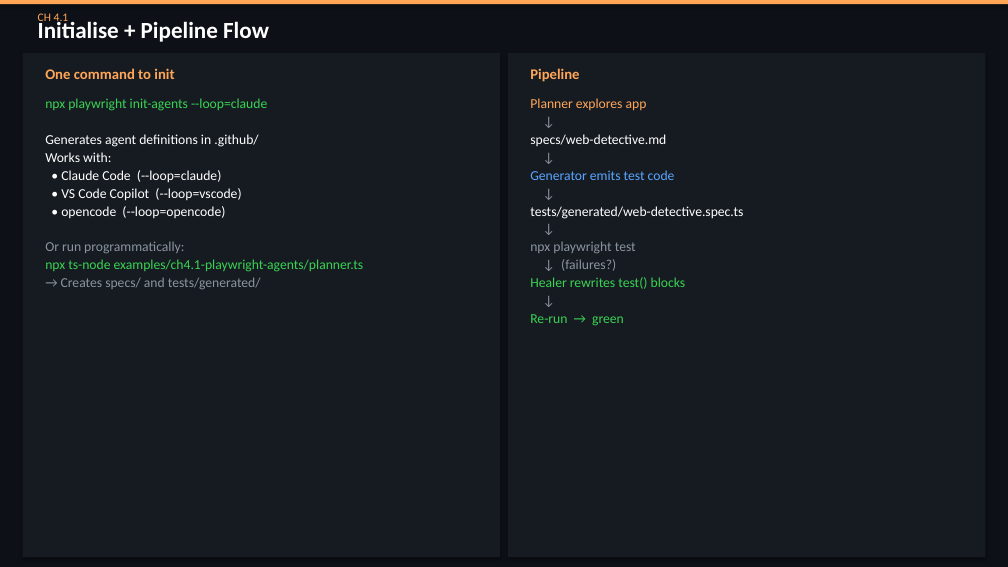
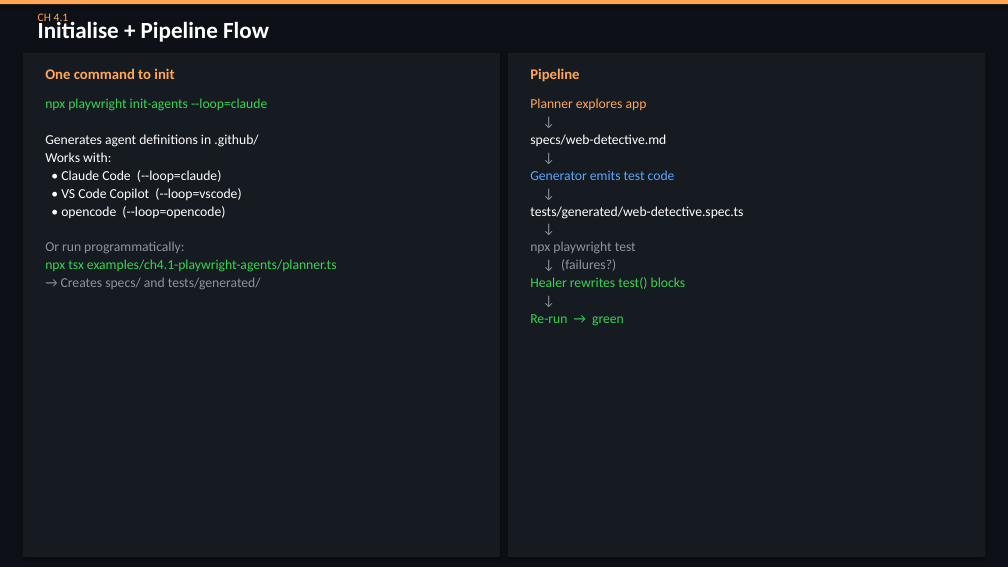
Before and after one commit to QA-Olympians-Academy/web-detective, a slide deck: slide 48 of web-detective-workshop.pptx. Drawn at 1008x567 pixels with LibreOffice and Linux fonts; fonts in the diff are those of the drawing. Boxes give left, top, right and bottom in pixels: in the first picture for what was removed or moved away, otherwise in the second. Text is boxed around its words. In the diff, an @@ line names an element or a change of style, - is before the commit and + after.

Commit message:
fix ts-node

```diff
--- a/web-detective-workshop.pptx
+++ b/web-detective-workshop.pptx
@@ text at box(45, 259, 337, 272): text changed @@
-npx ts-node examples/ch4.1-playwright-agents/planner.ts
+npx tsx examples/ch4.1-playwright-agents/planner.ts
```
Also in this commit, not shown: 8 other slides changed, 29 other files.
